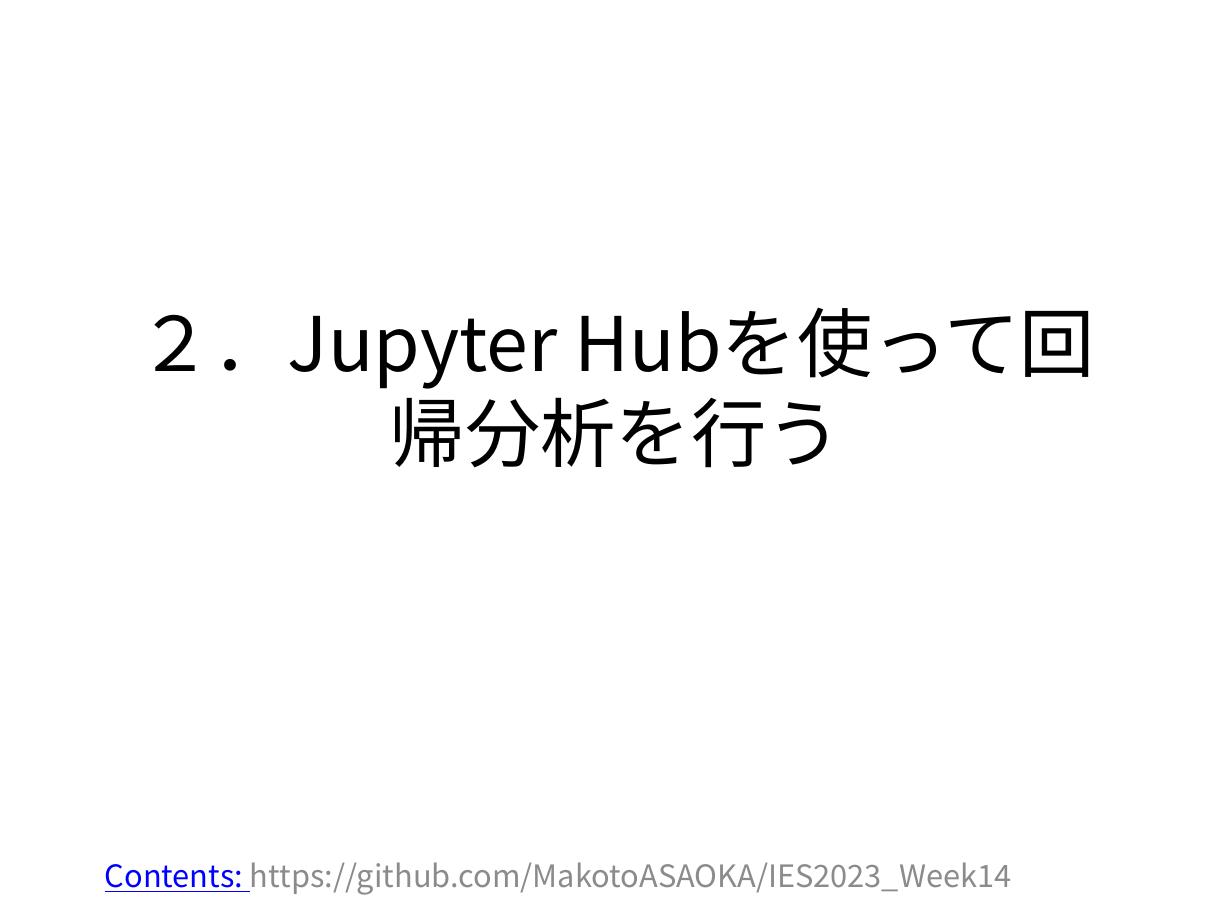
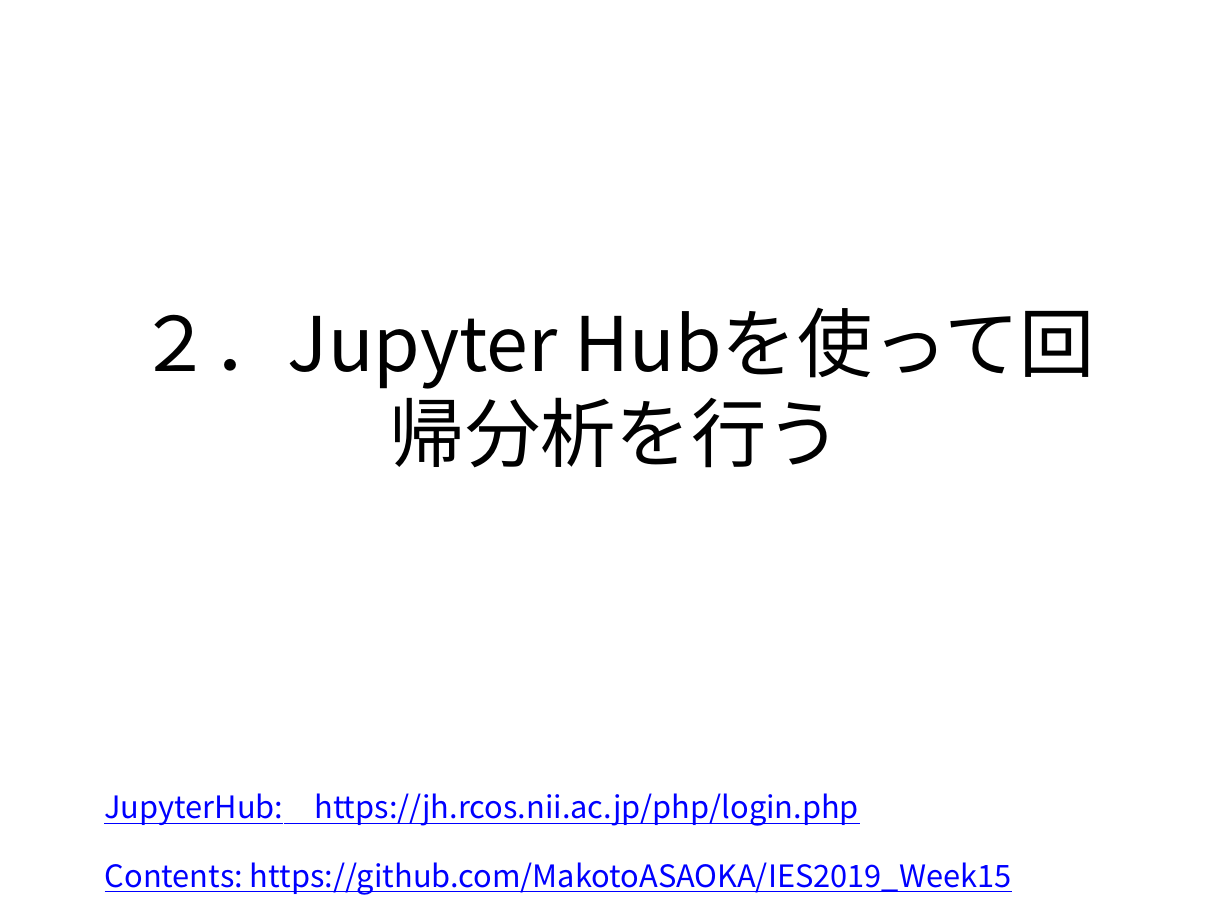
Before and after one commit to MakotoASAOKA/IES2023_Week14, a slide deck: slide 39 of week14_regression.pptx. Drawn at 1232x924 pixels with LibreOffice and Linux fonts; fonts in the diff are those of the drawing. Boxes give left, top, right and bottom in pixels: in the first picture for what was removed or moved away, otherwise in the second. Text is boxed around its words. In the diff, an @@ line names an element or a change of style, - is before the commit and + after.

```diff
--- a/week14_regression.pptx
+++ b/week14_regression.pptx
@@ text added at [104,793,859,826], 18 pt, text #0000FF, underline @@
+JupyterHub: https://jh.rcos.nii.ac.jp/php/login.php
@@ subtitle at [105,862,1011,895]: text changed; text colour #8C8C8C to #0000FF @@
-Contents: https://github.com/MakotoASAOKA/IES2023_Week14
+Contents: https://github.com/MakotoASAOKA/IES2019_Week15
```
Also in this commit, not shown: 7 other slides changed.
